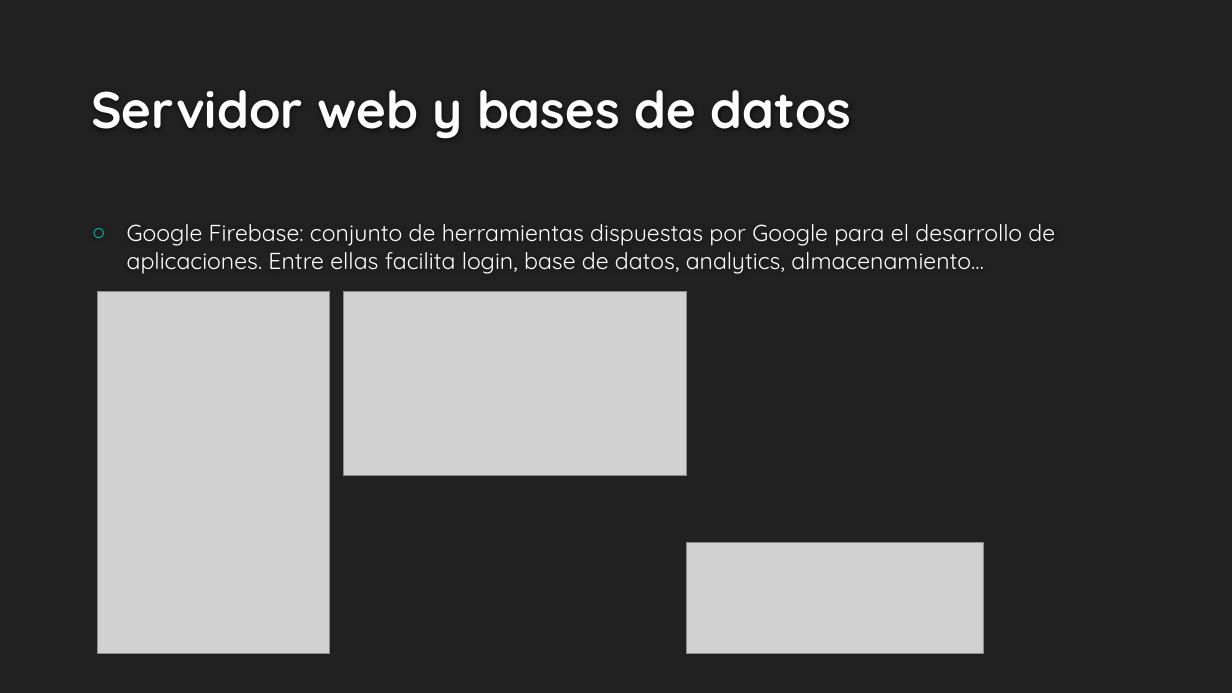
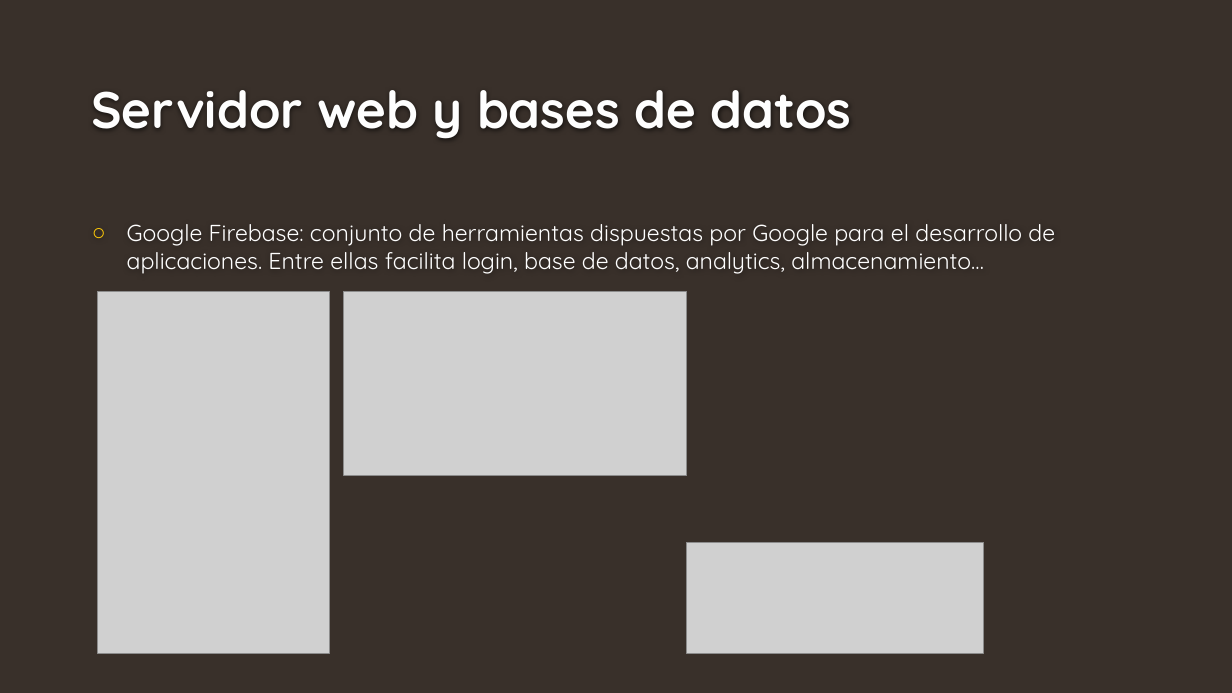
Before and after one commit to iechavarri/AppARO, a slide deck: slide 4 of Presentacion final/Kedadas.pptx. Drawn at 1232x693 pixels with LibreOffice and Linux fonts; fonts in the diff are those of the drawing; grey boxes stand for pictures; background and template pictures are left out. Boxes give left, top, right and bottom in pixels: in the first picture for what was removed or moved away, otherwise in the second. Text is boxed around its words. In the diff, an @@ line names an element or a change of style, - is before the commit and + after.

```diff
--- a/Presentacion final/Kedadas.pptx
+++ b/Presentacion final/Kedadas.pptx
@@ background #212121 to #39302A @@
@@ text "Google Firebase: conjunto de herramientas ..." at (127,224,1055,274): bullet colour #00C6BB to #FFCA08 @@
```
Also in this commit, not shown: 11 other slides changed, 6 other files.
